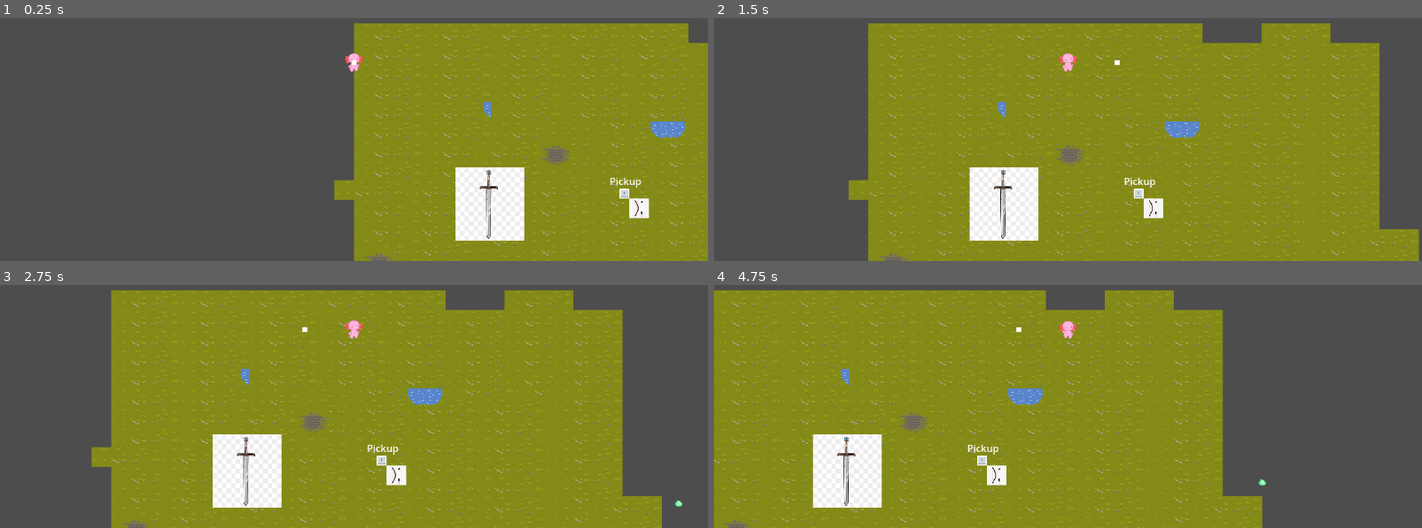
Above: before the commit, frames 1-4 (two rows, left to right).
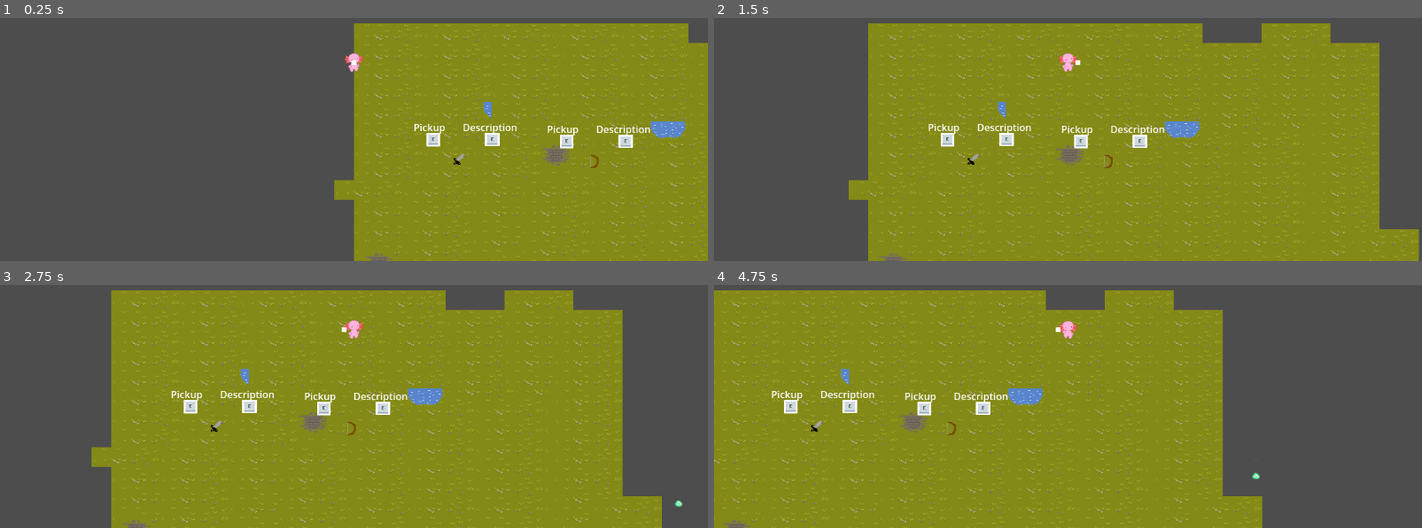
Above: after the commit, the same moments.

Repository: Zayzay124/Dungeon_Divers
Game: Godot game, scene res://Scenes/test_level.tscn
Same seed, same stepped clock (60 frames per second), same inputs: the game is played once before the commit and once after it. Before the commit the project has no main scene; this scene is started directly in both runs. The engine's default icon, where the game draws it, is replaced by a stand-in: a white triangle on a blue panel in a dark square.
Inputs:
- Up to frame 1 (0.25 s): no input
- Up to frame 2 (1.5 s): tap Enter (ui_accept) at 0.5, 0.77 s; hold E (interact) 0.53-1.28 s; hold D (right) from 0.53 s (still down); tap Shift (dash) at 1.35 s
- Up to frame 3 (2.75 s): tap Enter (ui_accept) at 1.52 s; tap E (interact) at 1.55 s; release D (right) at 2.03 s; hold A (left) from 2.03 s (still down); hold E (interact) from 2.03 s (still down)
- Up to frame 4 (4.75 s): release A (left) at 2.78 s; release E (interact) at 2.78 s; hold D (right) 2.78-4.28 s; tap Space (weapon_attack) at 2.85 s; tap Enter (ui_accept) at 3.02, 3.77, 4.52 s; tap E (interact) at 3.05, 4.55 s; hold E (interact) 3.53-4.28 s; hold A (left) from 4.28 s (still down); tap Shift (dash) at 4.35 s

The runs differ from the first frame. In frame 1, 4.3% of the frame differs, in the area x 58-92%, y 43-92%; in frame 2, 4.3%; in frame 3, 4.3%; in frame 4, 4.4%, in the area x 8-78%, y 17-92%.

Commit message:
New Weapon Pickup System
- sick so not gonna type descriptions rn

Diff:
--- a/Scenes/arrow.tscn
+++ b/Scenes/arrow.tscn
@@ -6,7 +6,7 @@
 [sub_resource type="CircleShape2D" id="CircleShape2D_lskcv"]
 radius = 8.0
 
-[node name="Arrow" type="Area2D"]
+[node name="Arrow" type="Area2D" groups=["player_hitbox"]]
 collision_layer = 4
 collision_mask = 2
 script = ExtResource("1_20x2y")
@@ -18,9 +18,10 @@
 [node name="Detector" type="CollisionShape2D" parent="."]
 shape = SubResource("CircleShape2D_lskcv")
 
-[node name="Sprite2D" type="Sprite2D" parent="."]
-visible = false
-scale = Vector2(0.492188, 0.476563)
+[node name="Sprite2D" type="Sprite2D" parent="." groups=["player_hitbox"]]
+position = Vector2(0, 9.53674e-07)
+scale = Vector2(0.125, 0.125)
 texture = ExtResource("2_iqol7")
 
+[connection signal="body_entered" from="." to="." method="_on_body_entered"]
 [connection signal="screen_exited" from="VisibleOnScreenNotifier2D" to="." method="_on_visible_on_screen_notifier_2d_screen_exited"]
--- a/Scenes/blob.tscn
+++ b/Scenes/blob.tscn
@@ -10,6 +10,14 @@
 [sub_resource type="CircleShape2D" id="CircleShape2D_mh6uw"]
 radius = 16.0
 
+[sub_resource type="Animation" id="Animation_m0shv"]
+resource_name = "idle"
+
+[sub_resource type="AnimationLibrary" id="AnimationLibrary_exa23"]
+_data = {
+"idle": SubResource("Animation_m0shv")
+}
+
 [sub_resource type="RectangleShape2D" id="RectangleShape2D_k32se"]
 size = Vector2(32, 32)
 
@@ -19,7 +27,7 @@
 [sub_resource type="CircleShape2D" id="CircleShape2D_c0h6g"]
 radius = 384.333
 
-[node name="Blob" type="CharacterBody2D"]
+[node name="Blob" type="CharacterBody2D" groups=["enemy"]]
 collision_layer = 2
 script = ExtResource("1_qha58")
 
@@ -27,6 +35,9 @@
 shape = SubResource("CircleShape2D_mh6uw")
 
 [node name="AnimationPlayer" type="AnimationPlayer" parent="."]
+libraries = {
+"": SubResource("AnimationLibrary_exa23")
+}
 
 [node name="Sprite2D" type="Sprite2D" parent="."]
 texture = ExtResource("1_02vbp")
@@ -63,12 +74,14 @@
 wait_time = 1.5
 
 [node name="AttackRange" type="Area2D" parent="."]
+visible = false
 collision_layer = 2
 
 [node name="CollisionShape2D" type="CollisionShape2D" parent="AttackRange"]
 shape = SubResource("CircleShape2D_d7uft")
 
 [node name="PlayerDetector" type="Area2D" parent="."]
+visible = false
 collision_layer = 2
 
 [node name="CollisionShape2D" type="CollisionShape2D" parent="PlayerDetector"]
--- a/Scenes/blob_attack.tscn
+++ b/Scenes/blob_attack.tscn
@@ -22,7 +22,6 @@
 shape = SubResource("CircleShape2D_lskcv")
 
 [node name="Sprite2D" type="Sprite2D" parent="."]
-visible = false
 scale = Vector2(0.492188, 0.476563)
 texture = ExtResource("2_jsxnv")
 
--- a/Scenes/bow_pickup.tscn
+++ /dev/null
@@ -1,52 +0,0 @@
-[gd_scene load_steps=5 format=3 uid="uid://djxq3yfwyfc4f"]
-
-[ext_resource type="Script" path="res://Scripts/Weapons/bow_pickup.gd" id="1_wuun5"]
-[ext_resource type="Texture2D" uid="uid://bir15kcngbnki" path="res://Art/test_stuff/bow.png" id="2_84mpe"]
-[ext_resource type="Texture2D" uid="uid://b6t3bwgn5m78f" path="res://Art/test_stuff/e_key.jpg" id="3_qi7ia"]
-
-[sub_resource type="CircleShape2D" id="CircleShape2D_1xxc4"]
-radius = 24.0
-
-[node name="Bow_Pickup" type="Area2D"]
-collision_layer = 16
-script = ExtResource("1_wuun5")
-weapon_type = 1
-
-[node name="CollisionShape2D" type="CollisionShape2D" parent="."]
-shape = SubResource("CircleShape2D_1xxc4")
-
-[node name="Sprite2D" type="Sprite2D" parent="."]
-position = Vector2(4.76837e-07, -1.43051e-06)
-scale = Vector2(0.0888889, 0.0888889)
-texture = ExtResource("2_84mpe")
-
-[node name="PickupOption" type="Control" parent="."]
-layout_mode = 3
-anchors_preset = 0
-offset_left = -64.0
-offset_top = -152.0
-offset_right = -24.0
-offset_bottom = -112.0
-metadata/_edit_use_anchors_ = true
-
-[node name="Text" type="Label" parent="PickupOption"]
-layout_mode = 1
-anchors_preset = -1
-anchor_left = 0.4
-anchor_top = 2.6
-anchor_right = 0.4
-anchor_bottom = 2.6
-offset_top = -8.0
-offset_right = 52.0
-offset_bottom = 15.0
-text = "Pickup
-"
-metadata/_edit_use_anchors_ = true
-
-[node name="Sprite2D" type="Sprite2D" parent="PickupOption" groups=["Weapon_Pickup"]]
-position = Vector2(40, 128)
-scale = Vector2(0.075, 0.075)
-texture = ExtResource("3_qi7ia")
-
-[connection signal="body_entered" from="." to="." method="_on_body_entered"]
-[connection signal="body_exited" from="." to="." method="_on_body_exited"]
--- a/Scenes/player.tscn
+++ b/Scenes/player.tscn
@@ -141,7 +141,7 @@
 [node name="CollisionShape2D" type="CollisionShape2D" parent="HurtBox"]
 shape = SubResource("RectangleShape2D_xvtay")
 
-[node name="AttackOrigin" type="Node2D" parent="."]
+[node name="AttackOrigin" type="Node2D" parent="." groups=["player"]]
 
 [node name="ColorRect" type="ColorRect" parent="AttackOrigin"]
 offset_left = -4.0
--- a/Scenes/sword.tscn
+++ b/Scenes/sword.tscn
@@ -1,6 +1,7 @@
-[gd_scene load_steps=3 format=3 uid="uid://c65e7b4joy6fc"]
+[gd_scene load_steps=4 format=3 uid="uid://c65e7b4joy6fc"]
 
 [ext_resource type="Script" path="res://Scripts/Weapons/sword.gd" id="1_jen3i"]
+[ext_resource type="Texture2D" uid="uid://d2ypcqacrb6ll" path="res://icon.svg" id="2_g2oav"]
 
 [sub_resource type="CapsuleShape2D" id="CapsuleShape2D_klhkm"]
 radius = 8.0
@@ -18,4 +19,9 @@
 shape = SubResource("CapsuleShape2D_klhkm")
 disabled = true
 
-[node name="Sprite2D" type="Sprite2D" parent="."]
+[node name="Sprite2D" type="Sprite2D" parent="." groups=["player_hitbox"]]
+position = Vector2(-2.98023e-07, 9.53674e-07)
+scale = Vector2(0.125, 0.25)
+texture = ExtResource("2_g2oav")
+
+[connection signal="body_entered" from="." to="." method="_on_body_entered"]
--- a/Scenes/sword_pickup.tscn
+++ /dev/null
@@ -1,45 +0,0 @@
-[gd_scene load_steps=5 format=3 uid="uid://covwjo52h0nqd"]
-
-[ext_resource type="Script" path="res://Scripts/Weapons/sword_pickup.gd" id="1_nvx6k"]
-[ext_resource type="Texture2D" uid="uid://cder3sglfpbmb" path="res://Art/test_stuff/sword.jpg" id="2_hig67"]
-[ext_resource type="Texture2D" uid="uid://b6t3bwgn5m78f" path="res://Art/test_stuff/e_key.jpg" id="3_jfxgu"]
-
-[sub_resource type="CircleShape2D" id="CircleShape2D_1xxc4"]
-radius = 93.6376
-
-[node name="Sword_Pickup" type="Area2D" groups=["Weapon_Pickup"]]
-collision_layer = 16
-script = ExtResource("1_nvx6k")
-
-[node name="CollisionShape2D" type="CollisionShape2D" parent="."]
-shape = SubResource("CircleShape2D_1xxc4")
-
-[node name="Sprite2D" type="Sprite2D" parent="."]
-scale = Vector2(0.311111, 0.333333)
-texture = ExtResource("2_hig67")
-
-[node name="PickupOption" type="Control" parent="."]
-visible = false
-layout_mode = 3
-anchors_preset = 0
-offset_left = -64.0
-offset_top = -152.0
-offset_right = -24.0
-offset_bottom = -112.0
-metadata/_edit_use_anchors_ = true
-
-[node name="Text" type="Label" parent="PickupOption"]
-layout_mode = 0
-offset_top = -8.0
-offset_right = 52.0
-offset_bottom = 15.0
-text = "Pickup
-"
-
-[node name="Sprite2D" type="Sprite2D" parent="PickupOption" groups=["Weapon_Pickup"]]
-position = Vector2(24, 32)
-scale = Vector2(0.15, 0.15)
-texture = ExtResource("3_jfxgu")
-
-[connection signal="body_entered" from="." to="." method="_on_body_entered"]
-[connection signal="body_exited" from="." to="." method="_on_body_exited"]
--- a/Scenes/test_level.tscn
+++ b/Scenes/test_level.tscn
@@ -1,9 +1,8 @@
-[gd_scene load_steps=6 format=3 uid="uid://cj6g5k3t4tvb6"]
+[gd_scene load_steps=5 format=3 uid="uid://cj6g5k3t4tvb6"]
 
 [ext_resource type="PackedScene" uid="uid://cjn35ya6houic" path="res://Scenes/player.tscn" id="1_i25k7"]
 [ext_resource type="PackedScene" uid="uid://vpcans4kderu" path="res://Scenes/tile_map.tscn" id="1_ylyld"]
-[ext_resource type="PackedScene" uid="uid://djxq3yfwyfc4f" path="res://Scenes/bow_pickup.tscn" id="2_o227f"]
-[ext_resource type="PackedScene" uid="uid://covwjo52h0nqd" path="res://Scenes/sword_pickup.tscn" id="3_xsrxt"]
+[ext_resource type="PackedScene" uid="uid://btdbdtx3yqq0p" path="res://Scenes/weapon_pickup.tscn" id="4_2iixh"]
 [ext_resource type="PackedScene" uid="uid://m7817l7u3n0p" path="res://Scenes/blob.tscn" id="4_immsh"]
 
 [node name="Test_Level" type="Node2D"]
@@ -13,11 +12,12 @@
 
 [node name="Player" parent="." instance=ExtResource("1_i25k7")]
 
-[node name="Bow_Pickup" parent="." groups=["Weapon_Pickup"] instance=ExtResource("2_o227f")]
-position = Vector2(464, 238)
-
-[node name="Sword_Pickup" parent="." instance=ExtResource("3_xsrxt")]
-position = Vector2(221, 231)
-
 [node name="Blob" parent="." instance=ExtResource("4_immsh")]
 position = Vector2(923, 273)
+
+[node name="Weapon_Pickup" parent="." instance=ExtResource("4_2iixh")]
+position = Vector2(169, 158)
+
+[node name="Weapon_Pickup2" parent="." instance=ExtResource("4_2iixh")]
+position = Vector2(386, 161)
+weapon_type = 1
--- /dev/null
+++ b/Scenes/weapon_pickup.tscn
@@ -0,0 +1,84 @@
+[gd_scene load_steps=8 format=3 uid="uid://btdbdtx3yqq0p"]
+
+[ext_resource type="Script" path="res://Scripts/Weapons/weapon_pickup.gd" id="1_tgrtx"]
+[ext_resource type="Texture2D" uid="uid://2rga76ptql12" path="res://Art/test_stuff/New Piskel.png" id="2_lnw4w"]
+[ext_resource type="Texture2D" uid="uid://b6t3bwgn5m78f" path="res://Art/test_stuff/e_key.jpg" id="3_2yy7x"]
+
+[sub_resource type="CircleShape2D" id="CircleShape2D_1xxc4"]
+radius = 25.2982
+
+[sub_resource type="AtlasTexture" id="AtlasTexture_kyo0p"]
+atlas = ExtResource("2_lnw4w")
+region = Rect2(0, 0, 32, 32)
+
+[sub_resource type="AtlasTexture" id="AtlasTexture_lrmna"]
+atlas = ExtResource("2_lnw4w")
+region = Rect2(0, 32, 32, 32)
+
+[sub_resource type="SpriteFrames" id="SpriteFrames_cscrr"]
+animations = [{
+"frames": [{
+"duration": 1.0,
+"texture": SubResource("AtlasTexture_kyo0p")
+}, {
+"duration": 1.0,
+"texture": SubResource("AtlasTexture_lrmna")
+}],
+"loop": true,
+"name": &"weapons",
+"speed": 5.0
+}]
+
+[node name="Weapon_Pickup" type="Area2D" groups=["Weapon_Pickup"]]
+collision_layer = 16
+script = ExtResource("1_tgrtx")
+
+[node name="CollisionShape2D" type="CollisionShape2D" parent="."]
+shape = SubResource("CircleShape2D_1xxc4")
+
+[node name="AnimatedSprite2D" type="AnimatedSprite2D" parent="." groups=["Weapon_Pickup"]]
+sprite_frames = SubResource("SpriteFrames_cscrr")
+animation = &"weapons"
+
+[node name="Options" type="Control" parent="."]
+layout_mode = 3
+anchors_preset = 0
+offset_left = -72.0
+offset_top = -72.0
+offset_right = -32.0
+offset_bottom = -32.0
+metadata/_edit_use_anchors_ = true
+
+[node name="PickupText" type="Label" parent="Options"]
+layout_mode = 1
+anchors_preset = -1
+anchor_left = -0.2
+anchor_right = -0.2
+offset_left = 8.0
+offset_top = 8.0
+offset_right = 60.0
+offset_bottom = 31.0
+text = "Pickup
+"
+metadata/_edit_use_anchors_ = true
+
+[node name="E_Key" type="Sprite2D" parent="Options"]
+position = Vector2(32, 40)
+scale = Vector2(0.1, 0.1)
+texture = ExtResource("3_2yy7x")
+
+[node name="DescText" type="Label" parent="Options"]
+layout_mode = 0
+offset_left = 80.0
+offset_top = 8.0
+offset_right = 169.0
+offset_bottom = 31.0
+text = "Description"
+
+[node name="D_Key" type="Sprite2D" parent="Options"]
+position = Vector2(128, 40)
+scale = Vector2(0.106667, 0.0933333)
+texture = ExtResource("3_2yy7x")
+
+[connection signal="body_entered" from="." to="." method="_on_body_entered"]
+[connection signal="body_exited" from="." to="." method="_on_body_exited"]
--- a/Scripts/Enemy/Blob/blob.gd
+++ b/Scripts/Enemy/Blob/blob.gd
@@ -1,7 +1,6 @@
 extends CharacterBody2D
-#possibly create enemy class
 
-const speed:int = 50
+const speed:int = 75
 
 @export var blob_attack_scene:PackedScene = preload("res://Scenes/blob_attack.tscn")
 
@@ -18,3 +17,6 @@
 	projectile.initialize(global_position, player_pos.angle())
 	get_parent().add_child(projectile)
 	projectile.activate($AttackSpawn)
+
+func hit(amount):
+	queue_free()
--- a/Scripts/Player/player.gd
+++ b/Scripts/Player/player.gd
@@ -43,7 +43,6 @@
 
 	input_dir = input_dir.normalized()
 
-
 	velocity = input_dir * speed
 	move_and_collide(velocity * delta)
 
@@ -57,8 +56,8 @@
 		for area in $HurtBox.get_overlapping_areas(): #might run into problem where two weapons are on top of each other
 			if area.is_in_group("Weapon_Pickup"):
 				current_weapon = area.weapon_type
+				#area.picked_up(current_weapon)
 				print(current_weapon)
-
 
 func dash():
 	speed += 300
@@ -98,5 +97,5 @@
 func orient():
 	#80 is from center of player to edge of player
 	##TODO get rid of magic number 80
-	$AttackOrigin.position = 80 * last_dir
+	$AttackOrigin.position = 16 * last_dir
 	$AttackOrigin.rotation = last_dir.angle()
--- a/Scripts/Weapons/weapon_pickup.gd
+++ b/Scripts/Weapons/weapon_pickup.gd
@@ -6,15 +6,18 @@
 @export var weapon_type:WEAPON
 
 func _ready():
-	pass # Replace with function body.
+	print(weapon_type)
+	$AnimatedSprite2D.frame = weapon_type
 
-
-# Called every frame. 'delta' is the elapsed time since the previous frame.
 func _process(delta):
 	pass
 
+func picked_up(weapon:WEAPON):
+	self.weapon_type = weapon
+	$AnimatedSprite2D.frame = weapon_type
+
 func _on_body_entered(body):
-	$PickupOption.visible = true
+	$Options.visible = true
 
 func _on_body_exited(body):
-	$PickupOption.visible = false
+	$Options.visible = false
--- a/project.godot
+++ b/project.godot
@@ -11,6 +11,7 @@
 [application]
 
 config/name="Game_Studio_Project"
+run/main_scene="res://Scenes/test_level.tscn"
 config/features=PackedStringArray("4.3", "Forward Plus")
 config/icon="res://icon.svg"
 
Not shown, added: Art/Enemy/slime_enemy/idle/slime_idleAnim-spriteSheet.png.import
Not shown, added: Art/Enemy/slime_enemy/walk/slime_walkAnim-spriteSheet.png.import
Not shown, added: Art/Player/bird_player/walk/bird_walkAnim-spriteSheet.png.import
Not shown, added: Art/Player/cat_player/walk/cat_walkAnim-spriteSheet.png.import
Binary file added: Art/test_stuff/New Piskel.png
Not shown, added: Art/test_stuff/New Piskel.png.import
Not shown: 1 places in Scenes/blob.tscn that only renumber resources
